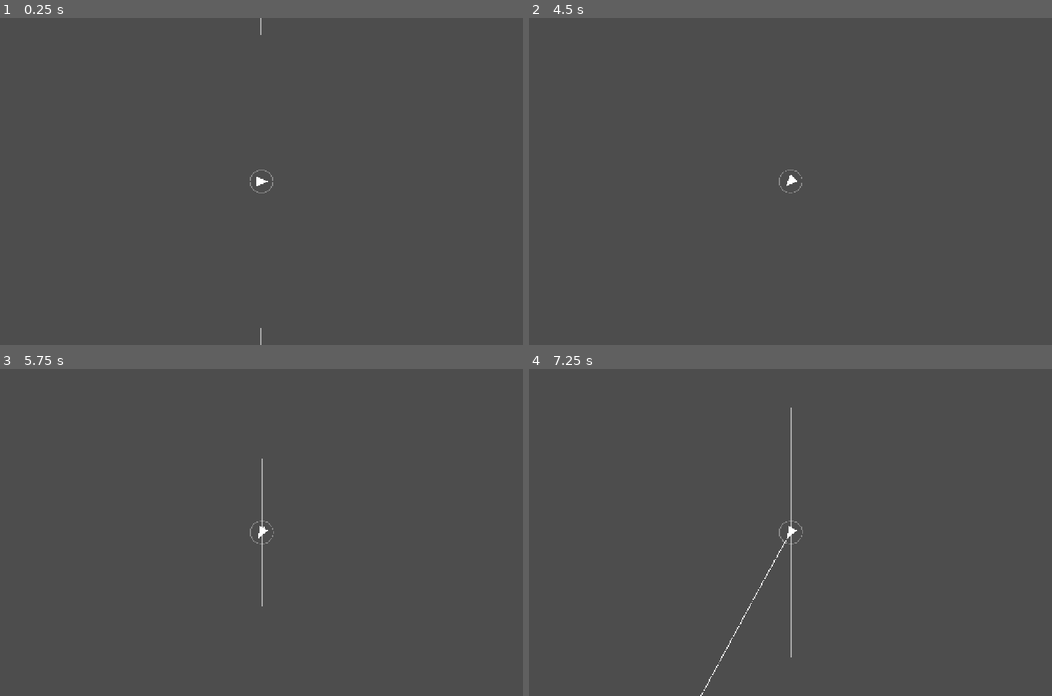
Above: before the commit, frames 1-4 (two rows, left to right).
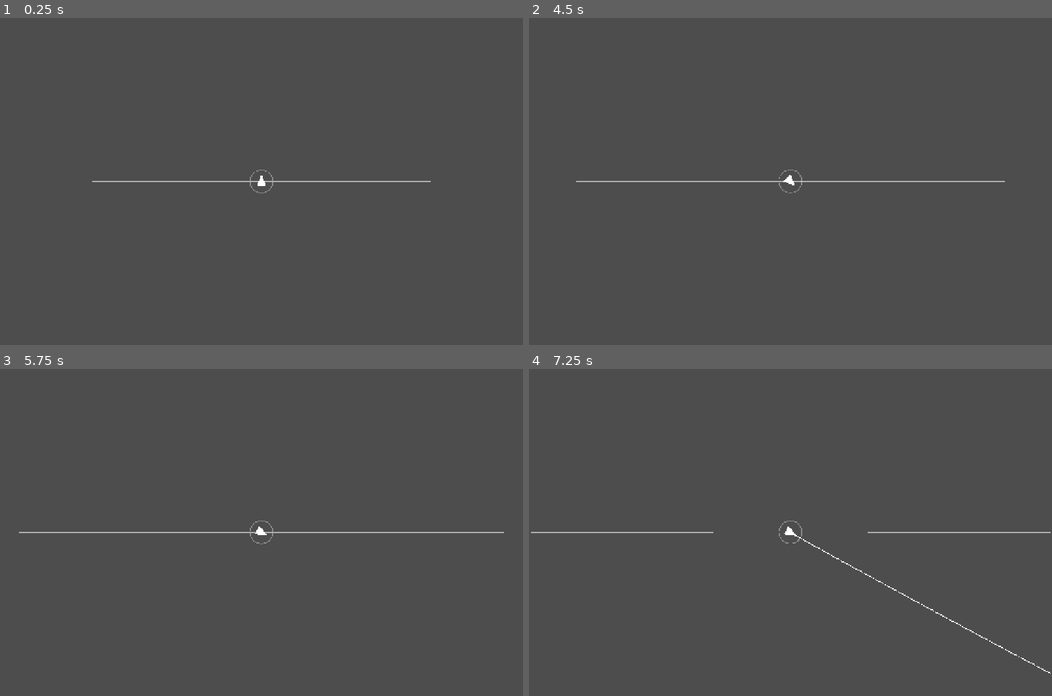
Above: after the commit, the same moments.

Repository: yushman/orebound
Game: Godot game, scene res://scenes/Run.tscn
Two runs of this game, one before a commit and one after it. Both use one fixed random seed, a clock stepped at 60 frames per second and the inputs below.
Inputs (mouse positions are in pixels of both pictures, inside the frame that each line leads up to):
- Up to frame 1 (0.25 s): no input
- Up to frame 2 (4.5 s): tap Enter at 0.5, 2.75 s; move the mouse to (905, 165) at 0.52 s; hold D (ship_rotate_right) 0.53-1.25 s; tap Mouse wheel up (camera_zoom_in) at 0.6 s; click (905, 165) at 0.67 s; drag from (685, 197) to (764, 246) at 1.27 s; tap Space (ship_boost) at 2, 3.5 s; move the mouse to (842, 109) at 2.02 s; hold D (ship_rotate_right) 2.03-2.75 s; hold Space (ship_boost) 2.03-2.75 s; drag from (764, 246) to (633, 132) at 2.77 s; move the mouse to (947, 230) at 3.52 s; hold A (ship_rotate_left) 3.53-4.25 s; tap Alt at 3.6 s; drag from (633, 132) to (712, 99) at 4.27 s
- Up to frame 3 (5.75 s): move the mouse to (287, 532) at 5.02 s; hold S (ship_brake) from 5.03 s (still down); tap Mouse wheel up (camera_zoom_in) at 5.1 s; click (287, 532) at 5.17 s
- Up to frame 4 (7.25 s): release S (ship_brake) at 5.75 s; tap Enter at 5.75 s; drag from (712, 450) to (685, 548) at 5.77 s; move the mouse to (905, 516) at 6.52 s; hold W (ship_thrust) from 6.53 s (still down); hold Space (ship_boost) from 6.53 s (still down)

The runs differ from the first frame. In frame 1, 0.3% of the frame differs, in the area x 17-83%, y 0-100%; in frame 2, 0.4%; in frame 3, 0.5%; in frame 4, 0.7%, in the area x 0-100%, y 11-100%.

Commit message:
fix camera rotation, screen-size strokes and moon visibility

Diff:
--- a/presets/p1.tres
+++ b/presets/p1.tres
@@ -28,7 +28,7 @@
 parent = 0
 orbit_radius = 103500.0
 angular_speed = 0.0032433519070050013
-phase = 3.141592653589793
+phase = -0.1
 
 [sub_resource type="Resource" id="Resource_kysrc"]
 script = ExtResource("2_bqn1v")
--- a/presets/p2.tres
+++ b/presets/p2.tres
@@ -28,7 +28,7 @@
 parent = 0
 orbit_radius = 103500.0
 angular_speed = 0.0037828549982241804
-phase = 3.141592653589793
+phase = -0.1
 
 [sub_resource type="Resource" id="Resource_xaka0"]
 script = ExtResource("2_trbgv")
--- a/presets/p3.tres
+++ b/presets/p3.tres
@@ -28,7 +28,7 @@
 parent = 0
 orbit_radius = 103500.0
 angular_speed = 0.003467577538260689
-phase = 3.141592653589793
+phase = -0.1
 
 [sub_resource type="Resource" id="Resource_umwoa"]
 script = ExtResource("2_8pm6e")
--- a/presets/p4.tres
+++ b/presets/p4.tres
@@ -28,7 +28,7 @@
 parent = 0
 orbit_radius = 103500.0
 angular_speed = 0.0037828549982241804
-phase = 3.141592653589793
+phase = -0.1
 
 [sub_resource type="Resource" id="Resource_vmtpr"]
 script = ExtResource("2_kc1uc")
--- a/scenes/Body.gd
+++ b/scenes/Body.gd
@@ -1,8 +1,16 @@
 extends Node2D
+
+const MOON_SCALE := 0.6
+const MOON_COLOR := Color(0.7, 0.85, 1.0)
 
 @export var index: int = 0
 
-@onready var _visual: Node2D = $Visual
+@onready var _visual: Polygon2D = $Visual
+
+
+func _ready() -> void:
+	if index > 0:
+		_visual.color = MOON_COLOR
 
 
 func _physics_process(_delta: float) -> void:
@@ -15,4 +23,10 @@
 	var vp := get_viewport()
 	var cam := vp.get_camera_2d() if vp != null else null
 	var s := 1.0 / cam.zoom.x if cam != null else 1.0
-	_visual.scale = Vector2(s, s)
+	var k := visual_scale(index, s)
+	_visual.scale = Vector2(k, k)
+
+
+## Marker scale for semantic zoom s: constant screen size, smaller for moons.
+static func visual_scale(i: int, s: float) -> float:
+	return s if i == 0 else s * MOON_SCALE
--- a/scenes/FlightCamera.gd
+++ b/scenes/FlightCamera.gd
@@ -48,6 +48,10 @@
 	return best
 
 
+func _ready() -> void:
+	ignore_rotation = false
+
+
 func _process(delta: float) -> void:
 	if Input.is_action_just_pressed("camera_zoom_in"):
 		_target_zoom = discretize_zoom(clamp_zoom(_target_zoom / ZOOM_STEP))
--- a/scenes/FlightVector.gd
+++ b/scenes/FlightVector.gd
@@ -4,7 +4,7 @@
 ## WORLD units (honest 1:1 speed scale), head and stroke keep a constant
 ## SCREEN size. View-only — never writes to flight state.
 
-# Playtest-tunable screen sizes; world size = px / semantic zoom s.
+# Playtest-tunable screen sizes; world size = px * semantic zoom s.
 const STROKE_PX := 2.0
 const HEAD_PX := 8.0
 const MIN_SPEED := 1.0
@@ -39,7 +39,7 @@
 
 ## World size that renders as `px` screen pixels at semantic zoom s.
 static func screen_px(px: float, s: float) -> float:
-	return px if s <= 0.0 else px / s
+	return px if s <= 0.0 else px * s
 
 
 func _draw() -> void:
--- a/scenes/Prediction.gd
+++ b/scenes/Prediction.gd
@@ -1,6 +1,6 @@
 extends Line2D
 ## Short trajectory prediction line, always shown; the stroke keeps a constant
-## SCREEN width (world width = WIDTH_PX / semantic zoom s). View-only.
+## SCREEN width (world width = WIDTH_PX * semantic zoom s). View-only.
 
 const WIDTH_PX := 2.0
 
@@ -9,6 +9,10 @@
 
 func _ready() -> void:
 	Tuning.preset_applied.connect(_update)
+
+
+func _process(_delta: float) -> void:
+	width = WIDTH_PX / _camera_zoom()
 
 
 func _physics_process(_delta: float) -> void:
@@ -20,7 +24,7 @@
 	var held: ShipInput = ship.input.copy()
 	held.turn = 0.0
 	points = ShipPrediction.run(ship.state, held, GravityField.tick, Tuning.ship.predict_short_steps)
-	width = WIDTH_PX * _camera_zoom()
+	width = WIDTH_PX / _camera_zoom()
 
 
 func _camera_zoom() -> float:
--- a/scenes/ReferenceMarker.gd
+++ b/scenes/ReferenceMarker.gd
@@ -1,6 +1,6 @@
 extends Node2D
 
-# Ring size is a constant SCREEN value: world radius = px / semantic zoom s.
+# Ring size is a constant SCREEN value: world radius = px * semantic zoom s.
 const RING_PX := 28.0
 const RING_STROKE_PX := 2.0
 
@@ -17,7 +17,7 @@
 
 ## World ring radius that renders as RING_PX screen pixels at semantic zoom s.
 static func screen_radius(s: float) -> float:
-	return RING_PX / s
+	return RING_PX * s
 
 
 func marker_pos(pos: Vector2, t: float) -> Vector2:
@@ -41,4 +41,4 @@
 	var s := 1.0 / _camera_zoom()
 	draw_arc(Vector2.ZERO, screen_radius(s), 0.0, TAU, 48,
 			Color(1.0, 1.0, 1.0, alpha_for(ship.input.drift_sync)),
-			RING_STROKE_PX / s)
+			RING_STROKE_PX * s)
--- a/scenes/WellView.gd
+++ b/scenes/WellView.gd
@@ -12,7 +12,7 @@
 const ORBIT_HIGHLIGHT_COLOR := Color(1.0, 1.0, 1.0, 0.8)
 const CARRIER_ORBIT_COLOR := Color(1.0, 1.0, 1.0, 0.55)
 const CARRIER_MARKER_COLOR := Color(1.0, 1.0, 1.0, 0.6)
-# Stroke sizes are constant SCREEN pixels: world width = px / semantic zoom.
+# Stroke sizes are constant SCREEN pixels: world width = px * semantic zoom s.
 const SURFACE_PX := 2.0
 const ATMOSPHERE_PX := 1.5
 const ORBIT_PX := 1.0
@@ -65,7 +65,7 @@
 
 ## World stroke size that renders as `px` screen pixels at semantic zoom s.
 static func screen_px(px: float, s: float) -> float:
-	return px if s <= 0.0 else px / s
+	return px if s <= 0.0 else px * s
 
 
 ## Carrier point (D35): the frame origin, read from Tuning on every call.
@@ -106,25 +106,30 @@
 	return cam.zoom.x if cam != null else 1.0
 
 
-func _visible_span() -> float:
-	# Conservative bound: circle points visible through the view rect lie
-	# within the rect's circumscribed circle as seen from the origin.
-	var cam := _camera()
-	if cam == null:
+## Angular span (centered on the camera direction) of the circle of `radius`
+## inside the visible disc of radius h around the camera; TAU = whole circle,
+## 0 = nothing visible.
+static func visible_span(cam_pos: Vector2, cam_zoom: float, radius: float) -> float:
+	var d := cam_pos.length()
+	var h := visible_half_extent(cam_zoom) * VIEW_MARGIN
+	if d <= 0.0 or radius <= 0.0:
 		return TAU
-	var d := cam.position.length()
-	var h := visible_half_extent(cam.zoom.x) * VIEW_MARGIN
-	if d <= 0.0 or h >= d:
+	var c := (radius * radius + d * d - h * h) / (2.0 * radius * d)
+	if c <= -1.0:
 		return TAU
-	return 2.0 * asin(clampf(h / d, 0.0, 1.0))
+	if c >= 1.0:
+		return 0.0
+	return 2.0 * acos(c)
 
 
 func _draw_ring(radius: float, color: Color, width: float) -> void:
-	var span := _visible_span()
+	var cam := _camera()
+	var span := TAU if cam == null else visible_span(cam.position, cam.zoom.x, radius)
 	if span >= TAU:
 		draw_arc(Vector2.ZERO, radius, 0.0, TAU, _segments(radius, TAU), color, width)
 		return
-	var cam := _camera()
+	if span <= 0.0:
+		return
 	var mid: float = cam.position.angle()
 	draw_arc(Vector2.ZERO, radius, mid - span * 0.5, mid + span * 0.5,
 			_segments(radius, span), color, width)
--- a/tests/test_body.gd
+++ b/tests/test_body.gd
@@ -45,3 +45,12 @@
 	# same point from the orbit formula: phase + (angular_speed - frame_omega)*t
 	var a := (0.1 - GravityField.frame_omega()) * t
 	assert_eq(body.position, Vector2(cos(a), sin(a)) * 480.0)
+
+
+func test_visual_scale_keeps_constant_screen_size() -> void:
+	var BodyScript = load("res://scenes/Body.gd")
+	assert_almost_eq(BodyScript.visual_scale(0, 1.0), 1.0, 1e-9)
+	assert_almost_eq(BodyScript.visual_scale(0, 40.0), 40.0, 1e-9)
+	# moons use a smaller marker than the planet, still scaled by s
+	assert_almost_eq(BodyScript.visual_scale(1, 40.0), 40.0 * BodyScript.MOON_SCALE, 1e-9)
+	assert_lt(BodyScript.MOON_SCALE, 1.0)
--- a/tests/test_run_scene.gd
+++ b/tests/test_run_scene.gd
@@ -69,6 +69,12 @@
 	assert_almost_eq(cam.rotation, 0.0, 1e-4)
 
 
+func test_camera_applies_rotation():
+	var run = _run()
+	var cam = run.get_node("FlightCamera")
+	assert_false(cam.ignore_rotation, "Camera2D must not ignore its rotation")
+
+
 func test_zoom_vector_maps_semantic_zoom_to_camera_zoom():
 	var FlightCameraScript = load("res://scenes/FlightCamera.gd")
 	assert_eq(FlightCameraScript.zoom_vector(1.0), Vector2.ONE)
@@ -228,14 +234,14 @@
 
 
 func test_marker_screen_radius_constant():
-	# Радиус кольца маркера — постоянный ЭКРАННЫЙ размер: мир = 28 px / s.
+	# Радиус кольца маркера — постоянный ЭКРАННЫЙ размер: мир = 28 px · s.
 	var run = _run()
 	var marker = run.get_node_or_null("ReferenceMarker")
 	assert_not_null(marker, "has ReferenceMarker")
 	if marker == null:
 		return
 	assert_eq(marker.screen_radius(1.0), 28.0)
-	assert_almost_eq(marker.screen_radius(22.0), 28.0 / 22.0, 1e-9)
+	assert_almost_eq(marker.screen_radius(22.0), 28.0 * 22.0, 1e-9)
 
 
 func test_run_has_hidden_tuning_panel_on_canvas_layer():
@@ -284,9 +290,9 @@
 	var tip: Vector2 = FlightVectorScript.shaft_end(Vector2.ZERO, Vector2(3.0, 4.0))
 	assert_almost_eq(tip.x, 3.0, 1e-5)
 	assert_almost_eq(tip.y, 4.0, 1e-5)
-	# Головка и штрих остаются экранного размера: мир = px / s.
-	assert_eq(FlightVectorScript.screen_px(8.0, 4.0), 2.0)
-	assert_eq(FlightVectorScript.screen_px(2.0, 4.0), 0.5)
+	# Головка и штрих остаются экранного размера: мир = px · s.
+	assert_eq(FlightVectorScript.screen_px(8.0, 4.0), 32.0)
+	assert_eq(FlightVectorScript.screen_px(2.0, 4.0), 8.0)
 
 
 func test_run_scene_contains_flight_vector():
--- a/tests/test_ship_prediction.gd
+++ b/tests/test_ship_prediction.gd
@@ -129,7 +129,7 @@
 
 
 func test_prediction_line_screen_width() -> void:
-	# Толщина линии — постоянные ЭКРАННЫЕ 2 px: мир = 2.0 / s = 2.0·cam.zoom.x.
+	# Толщина линии — постоянные ЭКРАННЫЕ 2 px: мир = 2.0 · s = 2.0 / cam.zoom.x.
 	var run = load("res://scenes/Run.tscn").instantiate()
 	add_child_autofree(run)
 	var ship = run.get_node("Ship")
@@ -141,7 +141,7 @@
 	cam._process(1.0)
 	cam._process(1.0)
 	line._update()
-	assert_almost_eq(line.width, 2.0 * cam.zoom.x, 1e-6,
+	assert_almost_eq(line.width, 2.0 / cam.zoom.x, 1e-6,
 			"world width renders as 2 screen px at any zoom")
 	cam._target_zoom = 1.0
 	cam._process(1.0)
--- a/tests/test_tuning_panel.gd
+++ b/tests/test_tuning_panel.gd
@@ -192,3 +192,19 @@
 	assert_false(_panel.visible)
 	_panel._unhandled_input(_key_event("debug_tuning_panel", false))
 	assert_false(_panel.visible)
+
+
+func test_space_never_triggers_a_preset_load() -> void:
+	_panel.visible = true
+	var fired := [0]
+	Tuning.preset_applied.connect(func(): fired[0] += 1)
+	var ev := InputEventKey.new()
+	ev.keycode = KEY_SPACE
+	ev.physical_keycode = KEY_SPACE
+	ev.pressed = true
+	get_viewport().push_input(ev)
+	ev = ev.duplicate()
+	ev.pressed = false
+	get_viewport().push_input(ev)
+	assert_null(get_viewport().gui_get_focus_owner())
+	assert_eq(fired[0], 0, "Space (ui_accept) must not press a panel button")
--- a/tests/test_tuning_presets.gd
+++ b/tests/test_tuning_presets.gd
@@ -152,7 +152,7 @@
 	const layout := [
 		[-1, 0.0, 0.0, 0.0],
 		[0, 118500.0, 0.0, 2000.0, 500.0],
-		[0, 103500.0, PI, 700.0, 70.0],
+		[0, 103500.0, -0.1, 700.0, 70.0],
 	]
 	for n in PRESET_P:
 		var pr := _load_n(n)
--- a/tests/test_well_view.gd
+++ b/tests/test_well_view.gd
@@ -77,10 +77,10 @@
 
 func test_screen_px_scales_with_semantic_zoom():
 	var WellViewScript = load("res://scenes/WellView.gd")
-	# stroke targets are SCREEN pixels: world width = px / semantic zoom s
+	# stroke targets are SCREEN pixels: world width = px * semantic zoom s
 	assert_almost_eq(WellViewScript.screen_px(2.0, 1.0), 2.0, 1e-9)
-	assert_almost_eq(WellViewScript.screen_px(2.0, 22.0), 2.0 / 22.0, 1e-9)
-	assert_almost_eq(WellViewScript.screen_px(2.0, 40.0), 2.0 / 40.0, 1e-9)
+	assert_almost_eq(WellViewScript.screen_px(2.0, 22.0), 2.0 * 22.0, 1e-9)
+	assert_almost_eq(WellViewScript.screen_px(2.0, 40.0), 2.0 * 40.0, 1e-9)
 	# degenerate s must not blow the width up
 	assert_almost_eq(WellViewScript.screen_px(2.0, 0.0), 2.0, 1e-9)
 	assert_almost_eq(WellViewScript.screen_px(2.0, -1.0), 2.0, 1e-9)
@@ -127,3 +127,22 @@
 	var hi: Dictionary = WellViewScript.orbit_style(130000.0, true)
 	assert_eq(hi["color"], WellViewScript.ORBIT_HIGHLIGHT_COLOR)
 	assert_eq(hi["px"], WellViewScript.ORBIT_HIGHLIGHT_PX)
+
+
+func test_visible_span_covers_view_for_any_radius():
+	var WellViewScript = load("res://scenes/WellView.gd")
+	var cam_pos := Vector2(121500.0, 0.0)
+	var cam_zoom := 1.0 / 40.0
+	var h: float = WellViewScript.visible_half_extent(cam_zoom) * WellViewScript.VIEW_MARGIN
+	# arcs both inside and outside the camera radius: the span edges must
+	# reach the edge of the visible disc (never cut the arc short on screen)
+	for r in [100000.0, 118500.0, 121500.0, 130000.0]:
+		var span: float = WellViewScript.visible_span(cam_pos, cam_zoom, r)
+		assert_gt(span, 0.0)
+		assert_lt(span, TAU)
+		var edge: Vector2 = Vector2.from_angle(cam_pos.angle() + span * 0.5) * r
+		assert_gte(edge.distance_to(cam_pos), h * 0.999, "r=%s edge reaches the view edge" % r)
+	# the whole circle is visible when the view reaches around it
+	assert_eq(WellViewScript.visible_span(Vector2(10.0, 0.0), 0.001, 100.0), TAU)
+	# an arc entirely outside the view has no visible span
+	assert_eq(WellViewScript.visible_span(cam_pos, 1.0, 50000.0), 0.0)
Not shown, changed: docs/design/controls.md
Not shown, changed: scenes/CLAUDE.md
Not shown, changed: tests/CLAUDE.md
